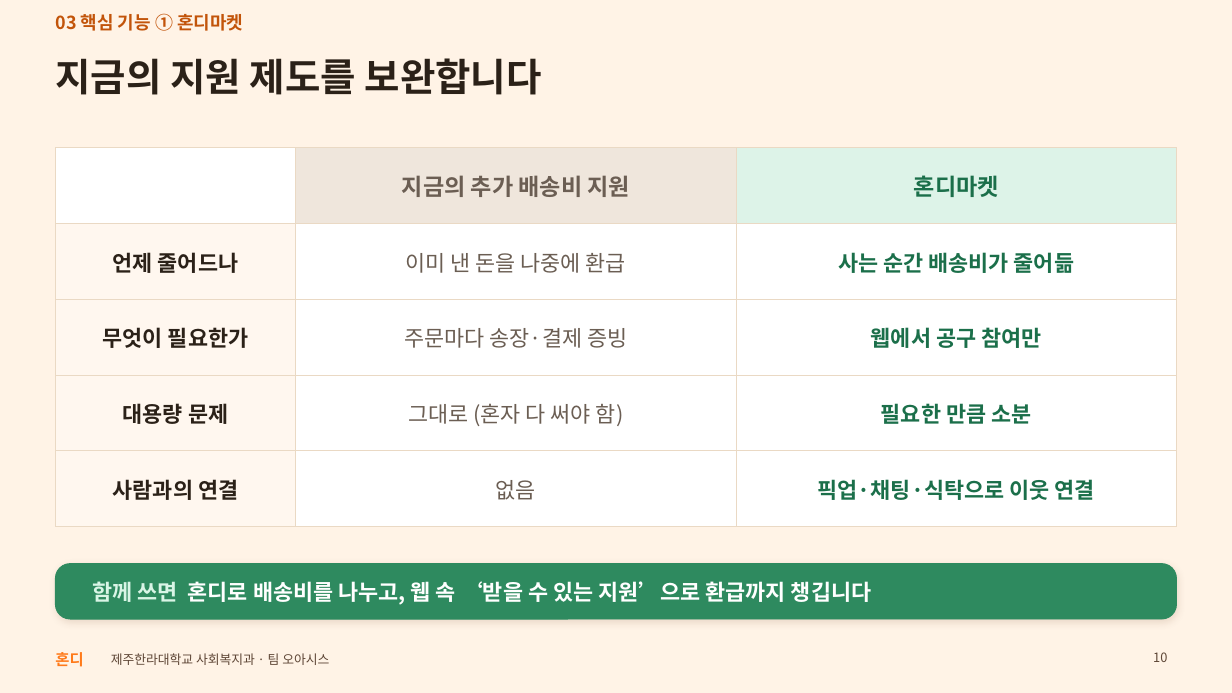
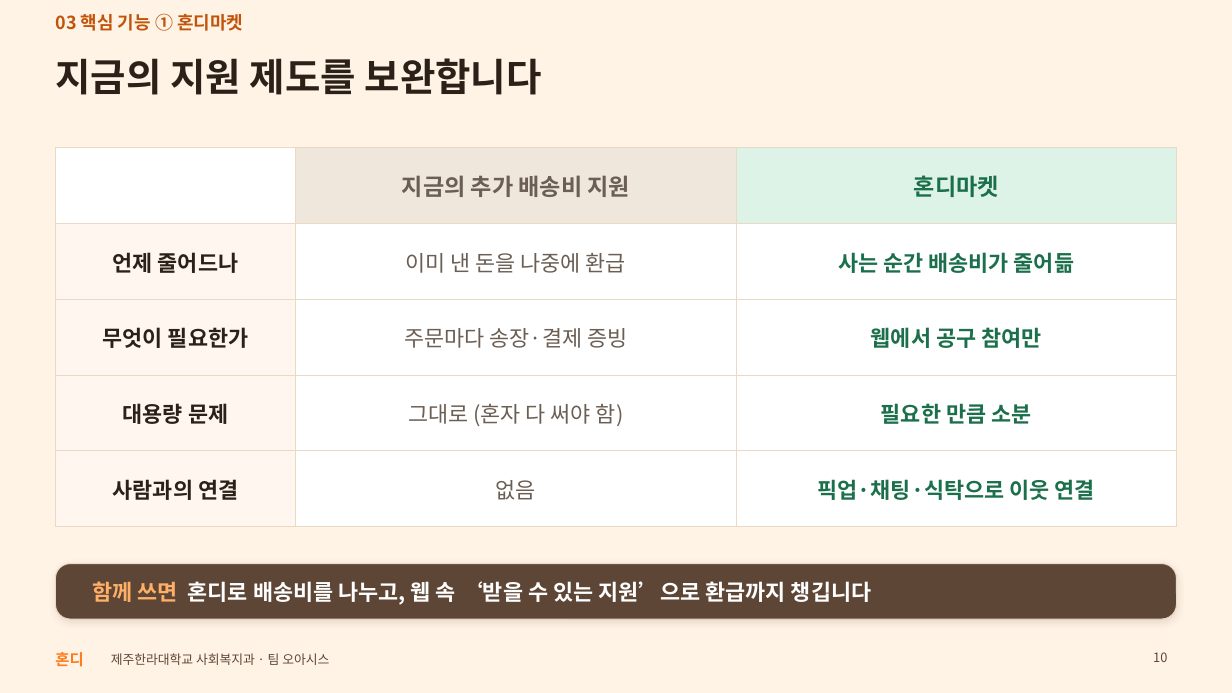
Before and after one commit to oasishondi/oasishondi.github.io, a slide deck: slide 10 of print/Hondi_presentation.pptx. Drawn at 1232x693 pixels with LibreOffice and Linux fonts; fonts in the diff are those of the drawing. Boxes give left, top, right and bottom in pixels: in the first picture for what was removed or moved away, otherwise in the second. Text is boxed around its words. In the diff, an @@ line names an element or a change of style, - is before the commit and + after.

```diff
--- a/print/Hondi_presentation.pptx
+++ b/print/Hondi_presentation.pptx
@@ rounded rectangle at [55,564,1177,619]: fill #2E8A5F to #5E4636; outline #2E8A5F 0.75 pt to #EAD9C4 0.75 pt @@
@@ text "함께 쓰면 혼디로 배송비를 나누고, ..." at [92,578,871,606]: text colour #D9F5E6 to #FFB066 in "함께 쓰면" @@
```
Also in this commit, not shown: 6 other slides changed, 1 other file.
